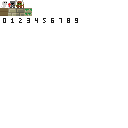
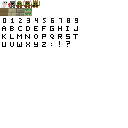
Two versions of the same layered image (128x128). Layer-by-layer changes:
painted on "Layer #1" over (16, 0, 40, 8)
painted on "Layer" over (2, 26, 78, 47)
renamed "Clipboard #1" to "Layer #2", hid it, moved it above "Background", painted on it over (2, 0, 78, 47)
